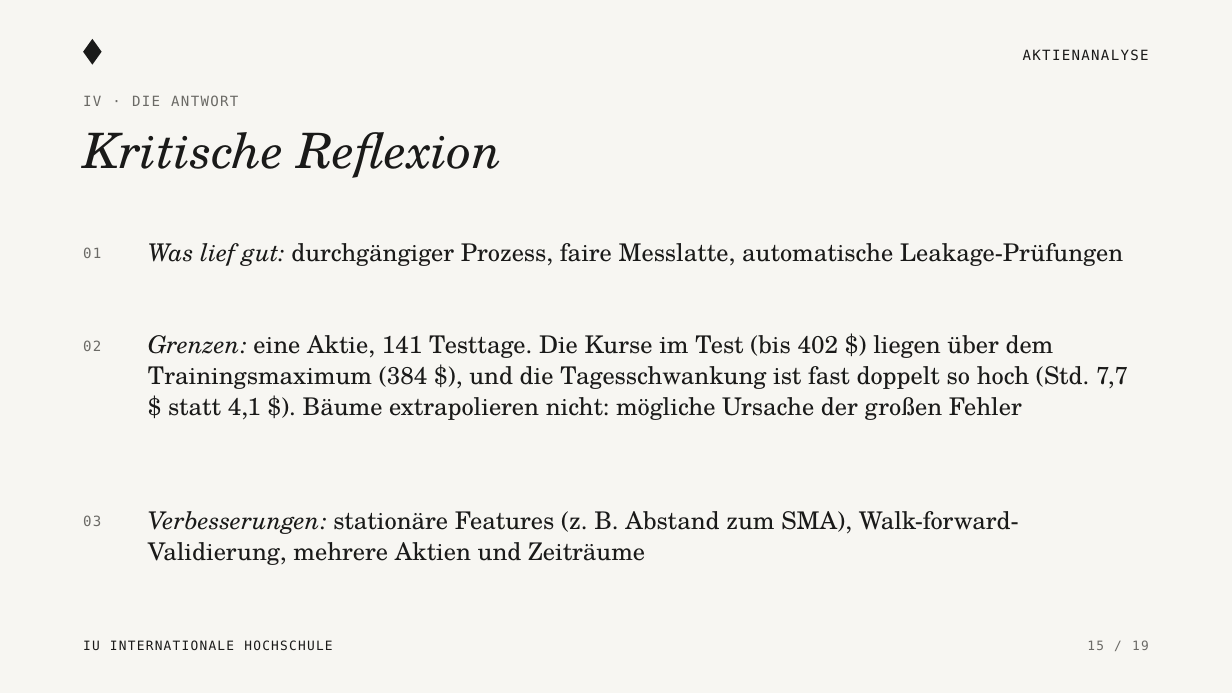
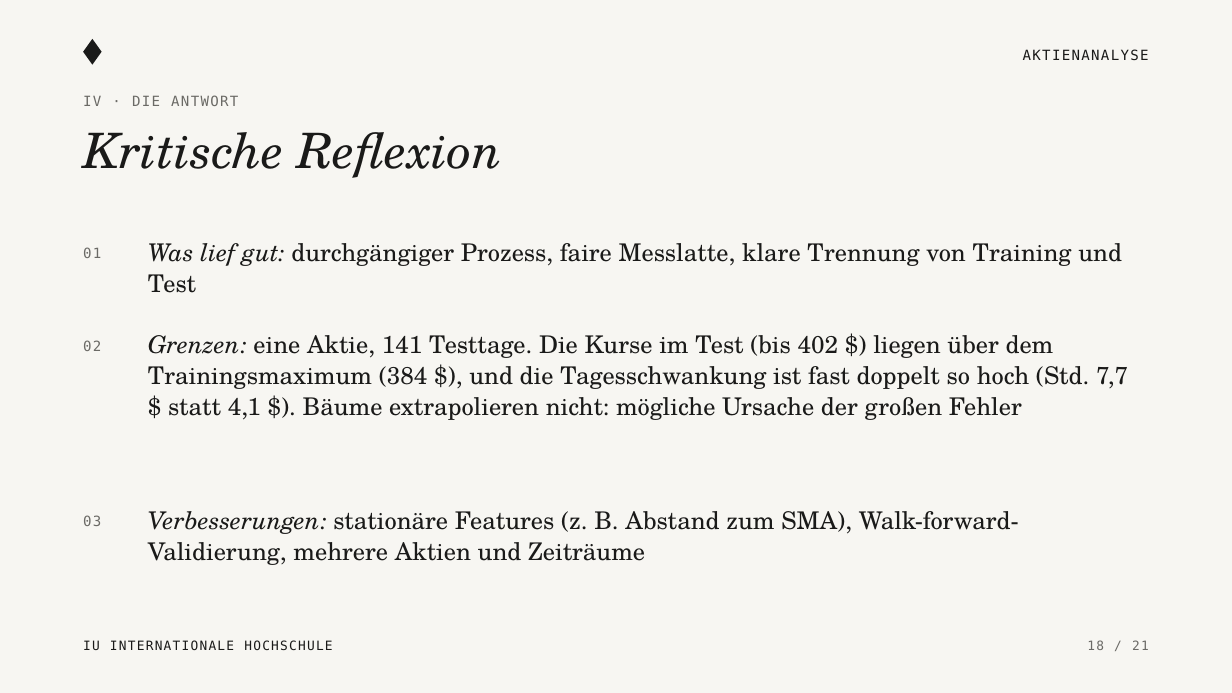
Before and after one commit to KonstantinosLamprou/stockanalysis, a slide deck: slide 18 of presentation/Aktienanalyse_Praesentation.pptx (slide 15 before the commit). Drawn at 1232x693 pixels with LibreOffice and Linux fonts; fonts in the diff are those of the drawing. Boxes give left, top, right and bottom in pixels: in the first picture for what was removed or moved away, otherwise in the second. Text is boxed around its words. In the diff, an @@ line names an element or a change of style, - is before the commit and + after.

```diff
--- a/presentation/Aktienanalyse_Praesentation.pptx
+++ b/presentation/Aktienanalyse_Praesentation.pptx
@@ text at [148,243,1122,293]: text changed @@
-Was lief gut: durchgängiger Prozess, faire Messlatte, automatische Leakage-Prüfungen
+Was lief gut: durchgängiger Prozess, faire Messlatte, klare Trennung von Training und Test
@@ text at [1087,640,1149,650]: text changed @@
-15 / 19
+18 / 21
```
Also in this commit, not shown: 16 other slides changed, 4 slides added, 2 slides removed, 13 other files.
